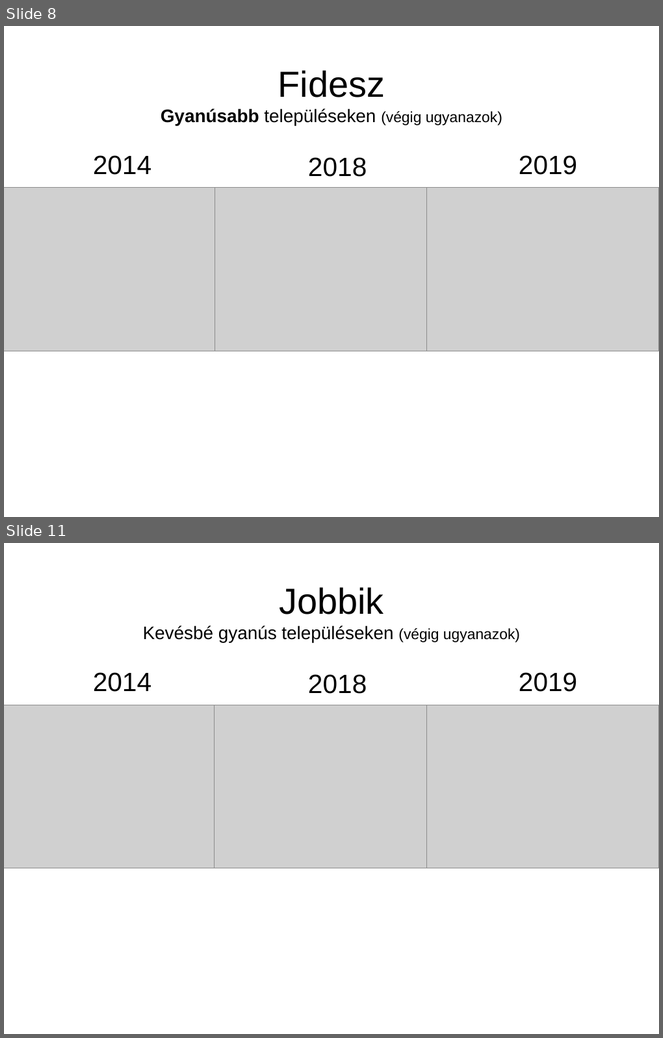
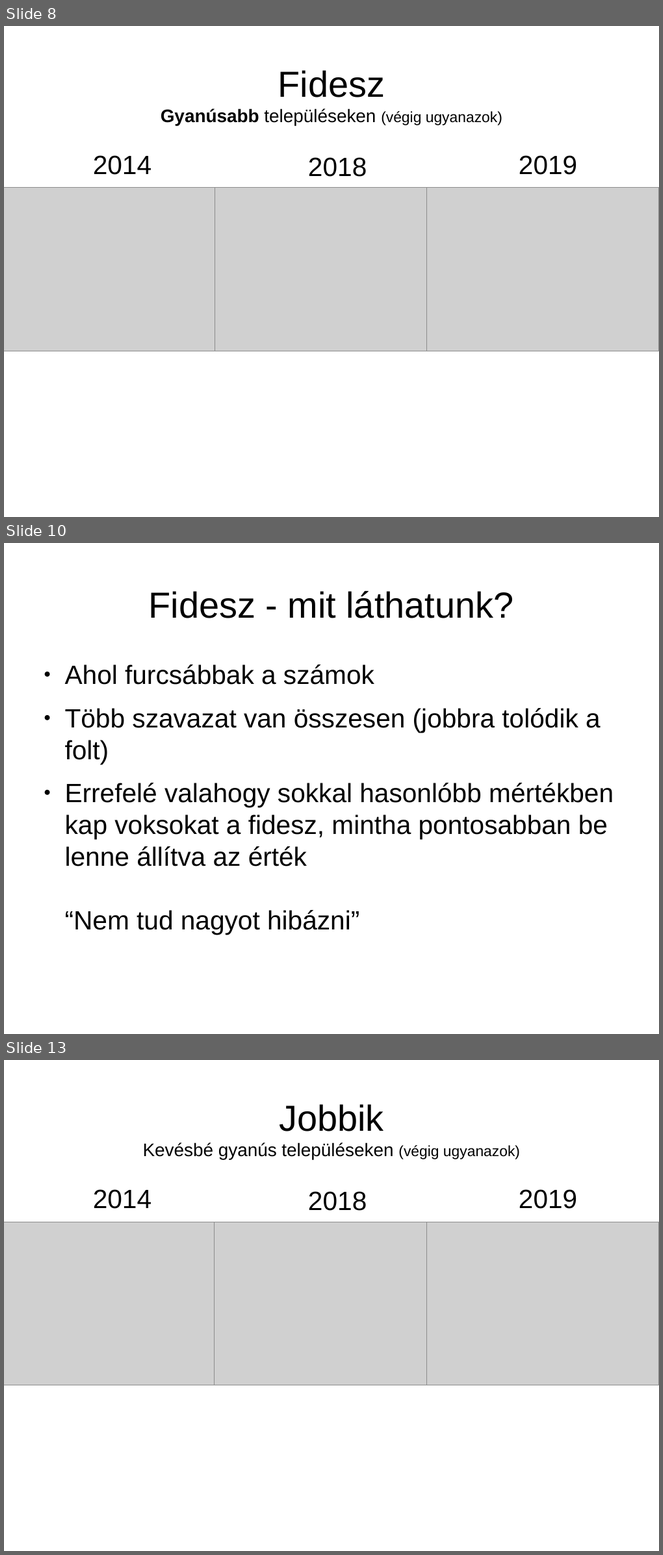
Before and after one commit to brezniczky/ep_elections_2019_hun, a slide deck: slides/hun/slides.odp. Shown one above the other, each under a label of ours: slides 8 and 11 before the commit, slides 8, 10 and 13 after it; the slides between them are not shown. The pictures are 663x1038 and 663x1555 pixels, drawn with LibreOffice and Linux fonts; fonts in the diff are those of the drawing; grey boxes stand for pictures. Boxes give left, top, right and bottom in pixels: in the first picture for what was removed or moved away, otherwise in the second. Text is boxed around its words. In the diff, an @@ line names an element or a change of style, - is before the commit and + after.

```diff
--- a/slides/hun/slides.odp
+++ b/slides/hun/slides.odp
@@ slide 10 added at (4,543,659,1034), background #FFFFFF @@
@@ title added at (149,591,514,618), 44 pt, text #000000 @@
+Fidesz - mit láthatunk?
@@ text added at (65,665,614,934), 32 pt, text #000000 @@
+● Ahol furcsábbak a számok
+● Több szavazat van összesen (jobbra tolódik a folt)
+● Errefelé valahogy sokkal hasonlóbb mértékben kap voksokat a fidesz, mintha pontosabban be lenne állítva az érték
+  “Nem tud nagyot hibázni”
@@ what was slide 11 is now slide 13 @@
```
Also in this commit, not shown: 6 slides changed, 13 other slides added, 2 slides removed, 2 other files.
